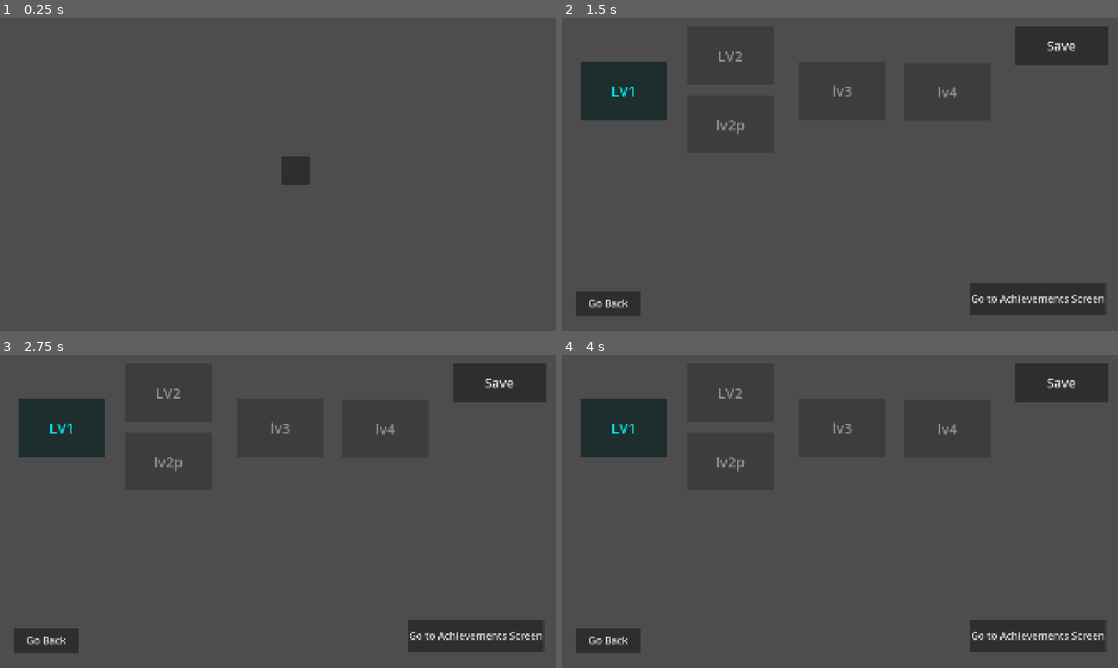
Above: before the commit, frames 1-4 (two rows, left to right).
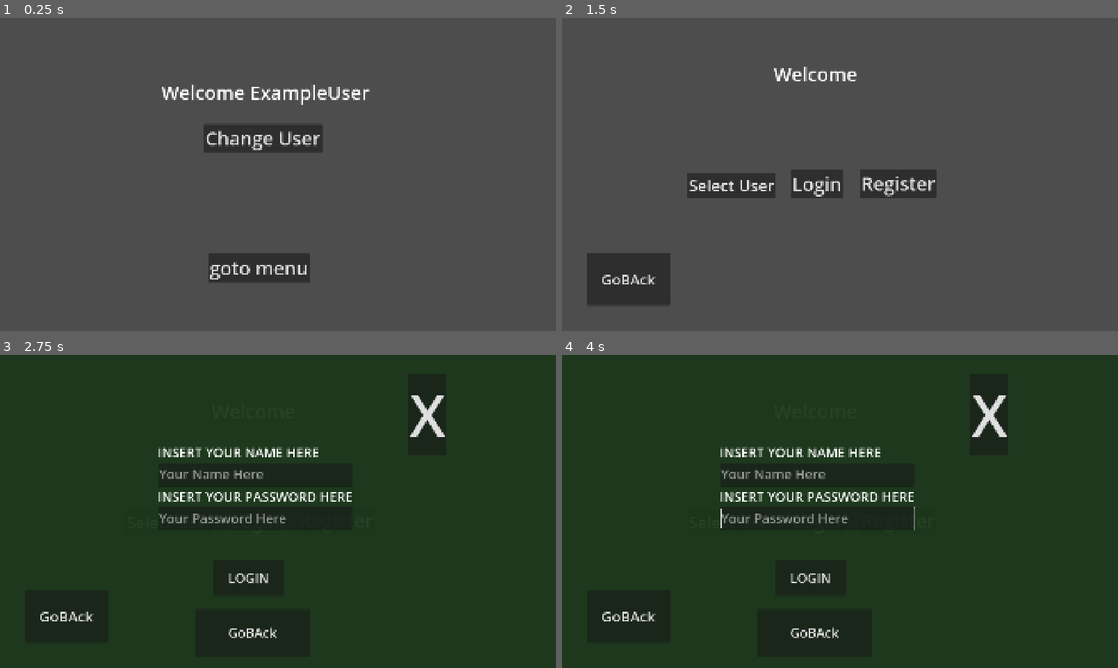
Above: after the commit, the same moments.

Repository: diablohumastudio/NvC-Data-Systems
Game: Godot game, scene res://main.tscn
The game is run twice, just before and just after one commit, with the same random seed, the same clock (stepped at 60 frames per second) and the same inputs.
Inputs (mouse positions are in pixels of both pictures, inside the frame that each line leads up to):
- Up to frame 1 (0.25 s): no input
- Up to frame 2 (1.5 s): click (856, 171) at 0.52 s; click (823, 136) at 1.25 s, where only the run after the commit has a clickable "Change User"
- Up to frame 3 (2.75 s): click (255, 520) at 2 s, where only the run after the commit has a clickable "Login"
- Up to frame 4 (4 s): click (895, 520) at 2.75 s, where only the run after the commit has a clickable "Register"; click (728, 520) at 3.5 s, where only the run after the commit has a clickable "Select User"

The runs differ from the first frame. In frame 1, 4.4% of the frame differs, in the area x 29-67%, y 21-85%; in frame 2, 13%; in frame 3, 92%, in the area x 0-100%, y 0-100%; in frame 4, 92%.
Error after the commit: Parse Error: Expected ":" after "for" condition. (res://screens/login_register_menu/pop_ups/select_user_pop_up/select_user_pop_up.gd:4)

Commit message:
new initial menus. welcome, log-reg-sel user menu with its popups.

Diff:
--- a/global_systems/global_constants/global_constants.gd
+++ b/global_systems/global_constants/global_constants.gd
@@ -5,4 +5,6 @@
 	"MENU": "uid://iinlpvu7gc2e",
 	"GAME": "uid://c2b4jldseu5vs",
 	"ACHIEVEMENTS": "uid://bbsi2yvced0xh",
+	"WELCOME_MENU": "uid://iusscgq60rcy",
+	"LOGIN_REGISTER_MENU": "uid://cxxmq32l3eqdc"
 }
--- a/main.tscn
+++ b/main.tscn
@@ -1,6 +1,6 @@
 [gd_scene load_steps=2 format=3 uid="uid://ci3s8wtjbl3eh"]
 
-[ext_resource type="PackedScene" uid="uid://b1oj3ekgb440y" path="res://screens/pre_menu/pre_menu.tscn" id="1_ig7tw"]
+[ext_resource type="PackedScene" uid="uid://iusscgq60rcy" path="res://screens/welcome_menu/welcome_menu.tscn" id="1_ig7tw"]
 
 [node name="Main" type="Control"]
 layout_mode = 3
@@ -10,5 +10,5 @@
 grow_horizontal = 2
 grow_vertical = 2
 
-[node name="PreMenu" parent="." instance=ExtResource("1_ig7tw")]
+[node name="WelcomeMenu" parent="." instance=ExtResource("1_ig7tw")]
 layout_mode = 1
--- /dev/null
+++ b/screens/login_register_menu/login_register_menu.gd
@@ -0,0 +1,20 @@
+extends Control
+
+func _ready() -> void:
+	#%WelcomeLabel.text = UDS.get_property(UDS.PROPERTIES.USER_NAME)
+	pass
+
+func _on_goto_menu_btn_pressed() -> void:
+	SMS.change_scene(GC.SCREENS_UIDS.MENU)
+
+func _on_goto_login_btn_pressed() -> void:
+	%LoginPopUp.show()
+
+func _on_goto_register_btn_pressed() -> void:
+	%RegisterPopUp.show()
+
+func _on_goto_select_user_btn_pressed() -> void:
+	%SelectUserPopUp.show()
+
+func _on_go_back_btn_pressed() -> void:
+	SMS.change_scene(GC.SCREENS_UIDS.WELCOME_MENU)
--- /dev/null
+++ b/screens/login_register_menu/login_register_menu.tscn
@@ -0,0 +1,109 @@
+[gd_scene load_steps=5 format=3 uid="uid://cxxmq32l3eqdc"]
+
+[ext_resource type="Script" uid="uid://bghh04b4233tm" path="res://screens/login_register_menu/login_register_menu.gd" id="1_j2l08"]
+[ext_resource type="PackedScene" uid="uid://c63ax2yyiebwr" path="res://screens/login_register_menu/pop_ups/log_reg_pop_ups/login_pop_up/login_pop_up.tscn" id="2_rback"]
+[ext_resource type="PackedScene" uid="uid://b1q1dc6ig3yxq" path="res://screens/login_register_menu/pop_ups/log_reg_pop_ups/register_pop_up/register_pop_up.tscn" id="3_dab4l"]
+[ext_resource type="PackedScene" uid="uid://p7k7vox8gi2a" path="res://screens/login_register_menu/pop_ups/select_user_pop_up/select_user_pop_up.tscn" id="4_6hi4e"]
+
+[node name="LoginRegisterMenu" type="Control"]
+custom_minimum_size = Vector2(1920, 1080)
+layout_mode = 3
+anchors_preset = 15
+anchor_right = 1.0
+anchor_bottom = 1.0
+grow_horizontal = 2
+grow_vertical = 2
+script = ExtResource("1_j2l08")
+
+[node name="WelcomeLabel" type="Label" parent="."]
+unique_name_in_owner = true
+layout_mode = 0
+offset_left = 730.0
+offset_top = 148.0
+offset_right = 930.0
+offset_bottom = 211.0
+theme_override_font_sizes/font_size = 65
+text = "Welcome"
+
+[node name="GotoPopUpBtns" type="Control" parent="."]
+anchors_preset = 0
+offset_left = 790.0
+offset_top = 523.0
+offset_right = 847.0
+offset_bottom = 563.0
+
+[node name="GotoLoginBtn" type="Button" parent="GotoPopUpBtns"]
+layout_mode = 0
+offset_right = 100.0
+offset_bottom = 57.0
+theme_override_font_sizes/font_size = 65
+text = "Login"
+
+[node name="GotoRegisterBtn" type="Button" parent="GotoPopUpBtns"]
+layout_mode = 0
+offset_left = 238.0
+offset_top = -2.00001
+offset_right = 502.0
+offset_bottom = 96.0
+theme_override_font_sizes/font_size = 65
+text = "Register"
+
+[node name="GotoSelectUserBtn" type="Button" parent="GotoPopUpBtns"]
+layout_mode = 0
+offset_left = -357.0
+offset_top = 11.0
+offset_right = -54.0
+offset_bottom = 95.0
+theme_override_font_sizes/font_size = 55
+text = "Select User"
+
+[node name="GotoMenuBtn" type="Button" parent="."]
+unique_name_in_owner = true
+visible = false
+layout_mode = 0
+offset_left = 719.0
+offset_top = 812.0
+offset_right = 1067.0
+offset_bottom = 911.0
+theme_override_font_sizes/font_size = 65
+text = "goto menu"
+
+[node name="PopUps" type="Control" parent="."]
+layout_mode = 1
+anchors_preset = 8
+anchor_left = 0.5
+anchor_top = 0.5
+anchor_right = 0.5
+anchor_bottom = 0.5
+grow_horizontal = 2
+grow_vertical = 2
+
+[node name="LoginPopUp" parent="PopUps" instance=ExtResource("2_rback")]
+unique_name_in_owner = true
+visible = false
+layout_mode = 1
+
+[node name="RegisterPopUp" parent="PopUps" instance=ExtResource("3_dab4l")]
+unique_name_in_owner = true
+visible = false
+layout_mode = 1
+
+[node name="SelectUserPopUp" parent="PopUps" instance=ExtResource("4_6hi4e")]
+unique_name_in_owner = true
+visible = false
+layout_mode = 1
+
+[node name="GoBackBtn" type="Button" parent="."]
+layout_mode = 0
+offset_left = 85.0
+offset_top = 810.0
+offset_right = 372.0
+offset_bottom = 991.0
+theme_override_font_sizes/font_size = 50
+text = "GoBAck"
+
+[connection signal="pressed" from="GotoPopUpBtns/GotoLoginBtn" to="." method="_on_goto_login_btn_pressed"]
+[connection signal="pressed" from="GotoPopUpBtns/GotoRegisterBtn" to="." method="_on_goto_register_btn_pressed"]
+[connection signal="pressed" from="GotoPopUpBtns/GotoSelectUserBtn" to="." method="_on_goto_select_user_btn_pressed"]
+[connection signal="pressed" from="GotoMenuBtn" to="." method="_on_goto_menu_btn_pressed"]
+[connection signal="pressed" from="GoBackBtn" to="." method="_on_go_back_btn_pressed"]
--- /dev/null
+++ b/screens/login_register_menu/pop_ups/log_reg_pop_ups/field_text_edit/field_text_edit.gd
@@ -0,0 +1,19 @@
+class_name FieldTextEdit extends TextEdit
+
+func _ready() -> void:
+	text_changed.connect(_on_text_changed)
+
+func _on_text_changed() -> void:
+	check_is_empty()
+
+func check_is_empty():
+	if text == "":
+		warn_validation("Must not be empty")
+
+func warn_validation(warning_text: String):
+		var previous_placeholder_text = placeholder_text
+		modulate = Color.RED
+		placeholder_text = warning_text
+		await get_tree().create_timer(1.5).timeout
+		modulate = Color.WHITE
+		placeholder_text = previous_placeholder_text
--- /dev/null
+++ b/screens/login_register_menu/pop_ups/log_reg_pop_ups/log_reg_pop_ups.gd
@@ -0,0 +1,13 @@
+class_name UserProcessPopUp extends Control
+
+func _on_close_btn_pressed() -> void:
+	hide()
+
+func _on_go_back_pressed() -> void:
+	hide()
+
+func _on_acept_btn_pressed() -> void:
+	%AceptBtn.hide()
+	%ProcessAceptedLabel.show()
+	%CloseBtn.hide()
+	%GoBack.show()
--- /dev/null
+++ b/screens/login_register_menu/pop_ups/log_reg_pop_ups/log_reg_pop_ups.tscn
@@ -0,0 +1,106 @@
+[gd_scene load_steps=4 format=3 uid="uid://dcvt7on3ai5p0"]
+
+[ext_resource type="Script" uid="uid://bn41nsrn7yfjj" path="res://screens/login_register_menu/pop_ups/log_reg_pop_ups/log_reg_pop_ups.gd" id="1_oqp7v"]
+[ext_resource type="Script" uid="uid://i0utw534mecu" path="res://screens/login_register_menu/pop_ups/log_reg_pop_ups/field_text_edit/field_text_edit.gd" id="2_2pual"]
+
+[sub_resource type="StyleBoxFlat" id="StyleBoxFlat_rw410"]
+bg_color = Color(0.102378, 0.0119235, 0.0191864, 0.960784)
+
+[node name="UserProcessPopUp" type="Control"]
+custom_minimum_size = Vector2(1920, 1080)
+layout_mode = 3
+anchors_preset = 15
+anchor_right = 1.0
+anchor_bottom = 1.0
+grow_horizontal = 2
+grow_vertical = 2
+script = ExtResource("1_oqp7v")
+
+[node name="BackgorundCloseBtn" type="Button" parent="."]
+layout_mode = 1
+anchors_preset = 15
+anchor_right = 1.0
+anchor_bottom = 1.0
+grow_horizontal = 2
+grow_vertical = 2
+theme_override_styles/normal = SubResource("StyleBoxFlat_rw410")
+
+[node name="VBoxContainer" type="VBoxContainer" parent="."]
+layout_mode = 0
+offset_left = 544.0
+offset_top = 302.0
+offset_right = 1215.0
+offset_bottom = 600.0
+
+[node name="InsertNameLabel" type="Label" parent="VBoxContainer"]
+unique_name_in_owner = true
+layout_mode = 2
+theme_override_font_sizes/font_size = 45
+text = "INSERT YOUR NAME HERE"
+
+[node name="UserName" type="TextEdit" parent="VBoxContainer"]
+unique_name_in_owner = true
+custom_minimum_size = Vector2(0, 80)
+layout_mode = 2
+theme_override_font_sizes/font_size = 45
+placeholder_text = "Your Name Here"
+script = ExtResource("2_2pual")
+
+[node name="InsertPasswordLabel" type="Label" parent="VBoxContainer"]
+unique_name_in_owner = true
+layout_mode = 2
+theme_override_font_sizes/font_size = 45
+text = "INSERT YOUR PASSWORD HERE"
+
+[node name="UserPassword" type="TextEdit" parent="VBoxContainer"]
+unique_name_in_owner = true
+custom_minimum_size = Vector2(0, 80)
+layout_mode = 2
+theme_override_font_sizes/font_size = 45
+placeholder_text = "Your Password Here"
+script = ExtResource("2_2pual")
+
+[node name="ProcessAceptedLabel" type="Label" parent="."]
+unique_name_in_owner = true
+visible = false
+layout_mode = 0
+offset_left = 759.0
+offset_top = 734.0
+offset_right = 937.0
+offset_bottom = 797.0
+theme_override_font_sizes/font_size = 45
+text = "Acepted"
+
+[node name="AceptBtn" type="Button" parent="."]
+unique_name_in_owner = true
+layout_mode = 0
+offset_left = 735.0
+offset_top = 706.0
+offset_right = 980.0
+offset_bottom = 830.0
+theme_override_font_sizes/font_size = 45
+text = "ACEPT"
+
+[node name="GoBack" type="Button" parent="."]
+unique_name_in_owner = true
+layout_mode = 0
+offset_left = 672.0
+offset_top = 876.0
+offset_right = 1071.0
+offset_bottom = 1038.0
+theme_override_font_sizes/font_size = 45
+text = "GoBAck"
+
+[node name="CloseBtn" type="Button" parent="."]
+unique_name_in_owner = true
+layout_mode = 0
+offset_left = 1409.0
+offset_top = 63.0
+offset_right = 1541.0
+offset_bottom = 344.0
+theme_override_font_sizes/font_size = 200
+text = "X"
+
+[connection signal="pressed" from="AceptBtn" to="." method="_on_acept_btn_pressed"]
+[connection signal="pressed" from="GoBack" to="." method="_on_go_back_pressed"]
+[connection signal="pressed" from="CloseBtn" to="." method="_on_close_btn_pressed"]
--- /dev/null
+++ b/screens/login_register_menu/pop_ups/log_reg_pop_ups/login_pop_up/login_pop_up.gd
@@ -0,0 +1,16 @@
+class_name LogInPopUp extends UserProcessPopUp
+
+func _on_acept_btn_pressed() -> void:
+	#if !UDS.user_exists(%UserName.text):
+		#%UserName.warn_validation("User not found")
+		#return
+	#elif !UDS.validate_user_password(%UserName.text, %UserPassword.text):
+		#%UserPassword.warn_validation("Password doesnt match")
+		#return
+	#else:
+		#UDS.change_user(%UserName.text)
+		super()
+
+func _on_go_back_pressed() -> void:
+	var welcome_menu_user = load("res://screens/welcome_menu/welcome_menu_user/welcome_menu_user.tscn").instantiate()
+	SMS.get_container("Main").goto_scene(welcome_menu_user)
--- /dev/null
+++ b/screens/login_register_menu/pop_ups/log_reg_pop_ups/login_pop_up/login_pop_up.tscn
@@ -0,0 +1,23 @@
+[gd_scene load_steps=5 format=3 uid="uid://c63ax2yyiebwr"]
+
+[ext_resource type="PackedScene" uid="uid://dcvt7on3ai5p0" path="res://screens/login_register_menu/pop_ups/log_reg_pop_ups/log_reg_pop_ups.tscn" id="1_0by60"]
+[ext_resource type="Script" uid="uid://c5utfdtmqylsq" path="res://screens/login_register_menu/pop_ups/log_reg_pop_ups/login_pop_up/login_pop_up.gd" id="2_l3mwl"]
+
+[sub_resource type="StyleBoxFlat" id="StyleBoxFlat_3ec5i"]
+bg_color = Color(0.101961, 0.215686, 0.101961, 0.941176)
+
+[sub_resource type="StyleBoxFlat" id="StyleBoxFlat_l3mwl"]
+bg_color = Color(0.101961, 0.215686, 0.101961, 0.941176)
+
+[node name="LoginPopUp" instance=ExtResource("1_0by60")]
+script = ExtResource("2_l3mwl")
+
+[node name="BackgorundCloseBtn" parent="." index="0"]
+theme_override_styles/hover = SubResource("StyleBoxFlat_3ec5i")
+theme_override_styles/normal = SubResource("StyleBoxFlat_l3mwl")
+
+[node name="ProcessAceptedLabel" parent="." index="2"]
+text = "USER LOGED IN"
+
+[node name="AceptBtn" parent="." index="3"]
+text = "LOGIN"
--- /dev/null
+++ b/screens/login_register_menu/pop_ups/log_reg_pop_ups/register_pop_up/register_pop_up.gd
@@ -0,0 +1,17 @@
+class_name RegisterPopUp extends UserProcessPopUp
+
+func _on_acept_btn_pressed() -> void:
+	var new_user_data: UserData
+	%UserName.check_is_empty()
+	%UserPassword.check_is_empty()
+
+	if %UserName.text != "" and %UserPassword.text != "":
+		super()
+		#var new_credentials = User.new()
+		#new_credentials.user_name = %UserName.text
+		#new_credentials.password = %UserPassword.text
+		#UDS.add_new_user(new_credentials, true)
+
+func _on_go_back_pressed() -> void:
+	var welcome_menu_user = load("res://screens/welcome_menu/welcome_menu_user/welcome_menu_user.tscn").instantiate()
+	SMS.get_container("Main").goto_scene(welcome_menu_user)
--- /dev/null
+++ b/screens/login_register_menu/pop_ups/log_reg_pop_ups/register_pop_up/register_pop_up.tscn
@@ -0,0 +1,23 @@
+[gd_scene load_steps=5 format=3 uid="uid://b1q1dc6ig3yxq"]
+
+[ext_resource type="PackedScene" uid="uid://dcvt7on3ai5p0" path="res://screens/login_register_menu/pop_ups/log_reg_pop_ups/log_reg_pop_ups.tscn" id="1_qkhk2"]
+[ext_resource type="Script" uid="uid://bwqqu0oypey4e" path="res://screens/login_register_menu/pop_ups/log_reg_pop_ups/register_pop_up/register_pop_up.gd" id="2_ri5u0"]
+
+[sub_resource type="StyleBoxFlat" id="StyleBoxFlat_1gmtf"]
+bg_color = Color(0.105882, 0.0745098, 0.286275, 0.941176)
+
+[sub_resource type="StyleBoxFlat" id="StyleBoxFlat_ri5u0"]
+bg_color = Color(0.105882, 0.0745098, 0.286275, 0.941176)
+
+[node name="RegisterPopUp" instance=ExtResource("1_qkhk2")]
+script = ExtResource("2_ri5u0")
+
+[node name="BackgorundCloseBtn" parent="." index="0"]
+theme_override_styles/hover = SubResource("StyleBoxFlat_1gmtf")
+theme_override_styles/normal = SubResource("StyleBoxFlat_ri5u0")
+
+[node name="ProcessAceptedLabel" parent="." index="2"]
+text = "USER REGISTERED"
+
+[node name="AceptBtn" parent="." index="3"]
+text = "REGISTER"
--- /dev/null
+++ b/screens/login_register_menu/pop_ups/select_user_pop_up/select_user_btn/select_user_btn.gd
@@ -0,0 +1,7 @@
+class_name SelectUserBtn extends Button
+
+@export var user_credentials: UserCredentials : set = _set_user_credentials
+
+func _set_user_credentials(new_value: UserCredentials) -> void:
+	user_credentials = new_value
+	self.text = "Select: '" + user_credentials.user_name+ "' user"
--- /dev/null
+++ b/screens/login_register_menu/pop_ups/select_user_pop_up/select_user_btn/select_user_btn.tscn
@@ -0,0 +1,8 @@
+[gd_scene load_steps=2 format=3 uid="uid://cajyraiq1oebc"]
+
+[ext_resource type="Script" uid="uid://bjq45qqivot7h" path="res://screens/login_register_menu/pop_ups/select_user_pop_up/select_user_btn/select_user_btn.gd" id="1_icp5v"]
+
+[node name="SelectUserBtn" type="Button"]
+theme_override_font_sizes/font_size = 40
+text = "SELECT DEFAULTUSER USER"
+script = ExtResource("1_icp5v")
--- /dev/null
+++ b/screens/login_register_menu/pop_ups/select_user_pop_up/select_user_pop_up.gd
@@ -0,0 +1,10 @@
+extends Control
+
+func _ready() -> void:
+	for user_credential in UDS.current_user_data
+
+func _on_close_btn_pressed() -> void:
+	hide()
+
+func _on_go_back_pressed() -> void:
+	hide()
--- /dev/null
+++ b/screens/login_register_menu/pop_ups/select_user_pop_up/select_user_pop_up.tscn
@@ -0,0 +1,65 @@
+[gd_scene load_steps=3 format=3 uid="uid://p7k7vox8gi2a"]
+
+[ext_resource type="Script" uid="uid://u17rvcox640m" path="res://screens/login_register_menu/pop_ups/select_user_pop_up/select_user_pop_up.gd" id="1_ih8kl"]
+[ext_resource type="PackedScene" uid="uid://cajyraiq1oebc" path="res://screens/login_register_menu/pop_ups/select_user_pop_up/select_user_btn/select_user_btn.tscn" id="1_ss4j1"]
+
+[node name="SelectUserPopUp" type="Control"]
+custom_minimum_size = Vector2(1920, 1080)
+layout_mode = 3
+anchors_preset = 15
+anchor_right = 1.0
+anchor_bottom = 1.0
+grow_horizontal = 2
+grow_vertical = 2
+script = ExtResource("1_ih8kl")
+
+[node name="Background" type="ColorRect" parent="."]
+layout_mode = 1
+anchors_preset = 15
+anchor_right = 1.0
+anchor_bottom = 1.0
+grow_horizontal = 2
+grow_vertical = 2
+color = Color(0.377256, 0.375872, 9.62615e-08, 1)
+
+[node name="Title" type="Label" parent="."]
+layout_mode = 0
+offset_left = 651.0
+offset_top = 100.0
+offset_right = 1082.0
+offset_bottom = 196.0
+theme_override_font_sizes/font_size = 70
+text = "SELECT USER"
+
+[node name="UsersContainer" type="VBoxContainer" parent="."]
+unique_name_in_owner = true
+layout_mode = 0
+offset_left = 596.0
+offset_top = 300.0
+offset_right = 636.0
+offset_bottom = 340.0
+theme_override_constants/separation = 20
+
+[node name="SelectUserBtn" parent="UsersContainer" instance=ExtResource("1_ss4j1")]
+layout_mode = 2
+
+[node name="GoBackBtn" type="Button" parent="."]
+layout_mode = 0
+offset_left = 779.0
+offset_top = 896.0
+offset_right = 1002.0
+offset_bottom = 980.0
+theme_override_font_sizes/font_size = 55
+text = "Go Back"
+
+[node name="CloseBtn" type="Button" parent="."]
+layout_mode = 0
+offset_left = 1683.0
+offset_top = 66.0
+offset_right = 1774.0
+offset_bottom = 279.0
+theme_override_font_sizes/font_size = 150
+text = "x"
+
+[connection signal="pressed" from="GoBackBtn" to="." method="_on_go_back_btn_pressed"]
+[connection signal="pressed" from="CloseBtn" to="." method="_on_close_btn_pressed"]
--- a/screens/menu/menu.gd
+++ b/screens/menu/menu.gd
@@ -7,4 +7,4 @@
 	SMS.change_scene(GC.SCREENS_UIDS.ACHIEVEMENTS)
 
 func _on_go_back_btn_pressed() -> void:
-	SMS.change_scene(GC.SCREENS_UIDS.PREMENU)
+	SMS.change_scene(GC.SCREENS_UIDS.WELCOME_MENU)
--- a/screens/pre_menu/pre_menu.gd
+++ /dev/null
@@ -1,4 +0,0 @@
-extends Control
-
-func _on_button_pressed() -> void:
-	SMS.change_scene(GC.SCREENS_UIDS.MENU)
--- a/screens/pre_menu/pre_menu.tscn
+++ /dev/null
@@ -1,21 +0,0 @@
-[gd_scene load_steps=2 format=3 uid="uid://b1oj3ekgb440y"]
-
-[ext_resource type="Script" uid="uid://bwnjji8xebws" path="res://screens/pre_menu/pre_menu.gd" id="1_13c05"]
-
-[node name="PreMenu" type="Control"]
-layout_mode = 3
-anchors_preset = 15
-anchor_right = 1.0
-anchor_bottom = 1.0
-grow_horizontal = 2
-grow_vertical = 2
-script = ExtResource("1_13c05")
-
-[node name="Button" type="Button" parent="."]
-layout_mode = 0
-offset_left = 971.0
-offset_top = 478.0
-offset_right = 1068.0
-offset_bottom = 573.0
-
-[connection signal="pressed" from="Button" to="." method="_on_button_pressed"]
--- /dev/null
+++ b/screens/select_user_menu/select_user_btn/select_user_btn.tscn
@@ -0,0 +1,9 @@
+[gd_scene format=3 uid="uid://ci5vkb047a3xy"]
+
+[node name="SelectUserBtn" type="Control"]
+layout_mode = 3
+anchors_preset = 15
+anchor_right = 1.0
+anchor_bottom = 1.0
+grow_horizontal = 2
+grow_vertical = 2
--- /dev/null
+++ b/screens/select_user_menu/select_user_menu.tscn
@@ -0,0 +1,14 @@
+[gd_scene format=3 uid="uid://4vm1ml3407sr"]
+
+[node name="SelectUserMenu" type="Control"]
+layout_mode = 3
+anchors_preset = 15
+anchor_right = 1.0
+anchor_bottom = 1.0
+grow_horizontal = 2
+grow_vertical = 2
+
+[node name="VBoxContainer" type="VBoxContainer" parent="."]
+layout_mode = 0
+offset_right = 40.0
+offset_bottom = 40.0
--- /dev/null
+++ b/screens/welcome_menu/welcome_menu.gd
@@ -0,0 +1,11 @@
+extends Control
+
+func _ready() -> void:
+	#%WelcomeLabel.text = UDS.get_property(UDS.PROPERTIES.USER_NAME)
+	pass
+
+func _on_goto_menu_btn_pressed() -> void:
+	SMS.change_scene(GC.SCREENS_UIDS.MENU)
+
+func _on_change_user_btn_pressed() -> void:
+	SMS.change_scene(GC.SCREENS_UIDS.LOGIN_REGISTER_MENU)
--- /dev/null
+++ b/screens/welcome_menu/welcome_menu.tscn
@@ -0,0 +1,45 @@
+[gd_scene load_steps=2 format=3 uid="uid://iusscgq60rcy"]
+
+[ext_resource type="Script" uid="uid://6mg8eifh8x28" path="res://screens/welcome_menu/welcome_menu.gd" id="1_sd6t6"]
+
+[node name="WelcomeMenu" type="Control"]
+custom_minimum_size = Vector2(1920, 1080)
+layout_mode = 3
+anchors_preset = 15
+anchor_right = 1.0
+anchor_bottom = 1.0
+grow_horizontal = 2
+grow_vertical = 2
+script = ExtResource("1_sd6t6")
+
+[node name="WelcomeLabel" type="Label" parent="."]
+unique_name_in_owner = true
+layout_mode = 0
+offset_left = 556.0
+offset_top = 211.0
+offset_right = 1275.0
+offset_bottom = 301.0
+theme_override_font_sizes/font_size = 65
+text = "Welcome ExampleUser"
+
+[node name="ChangeUserBtn" type="Button" parent="."]
+layout_mode = 0
+offset_left = 701.0
+offset_top = 365.0
+offset_right = 1113.0
+offset_bottom = 463.0
+theme_override_font_sizes/font_size = 65
+text = "Change User"
+
+[node name="GotoMenuBtn" type="Button" parent="."]
+unique_name_in_owner = true
+layout_mode = 0
+offset_left = 719.0
+offset_top = 812.0
+offset_right = 1067.0
+offset_bottom = 911.0
+theme_override_font_sizes/font_size = 65
+text = "goto menu"
+
+[connection signal="pressed" from="ChangeUserBtn" to="." method="_on_change_user_btn_pressed"]
+[connection signal="pressed" from="GotoMenuBtn" to="." method="_on_goto_menu_btn_pressed"]
Not shown, added: screens/login_register_menu/login_register_menu.gd.uid
Not shown, added: screens/login_register_menu/pop_ups/log_reg_pop_ups/field_text_edit/field_text_edit.gd.uid
Not shown, added: screens/login_register_menu/pop_ups/log_reg_pop_ups/log_reg_pop_ups.gd.uid
Not shown, added: screens/login_register_menu/pop_ups/log_reg_pop_ups/login_pop_up/login_pop_up.gd.uid
Not shown, added: screens/login_register_menu/pop_ups/log_reg_pop_ups/register_pop_up/register_pop_up.gd.uid
Not shown, added: screens/login_register_menu/pop_ups/select_user_pop_up/select_user_btn/select_user_btn.gd.uid
Not shown, added: screens/login_register_menu/pop_ups/select_user_pop_up/select_user_pop_up.gd.uid
Not shown, removed: screens/pre_menu/pre_menu.gd.uid
Not shown, added: screens/welcome_menu/welcome_menu.gd.uid
